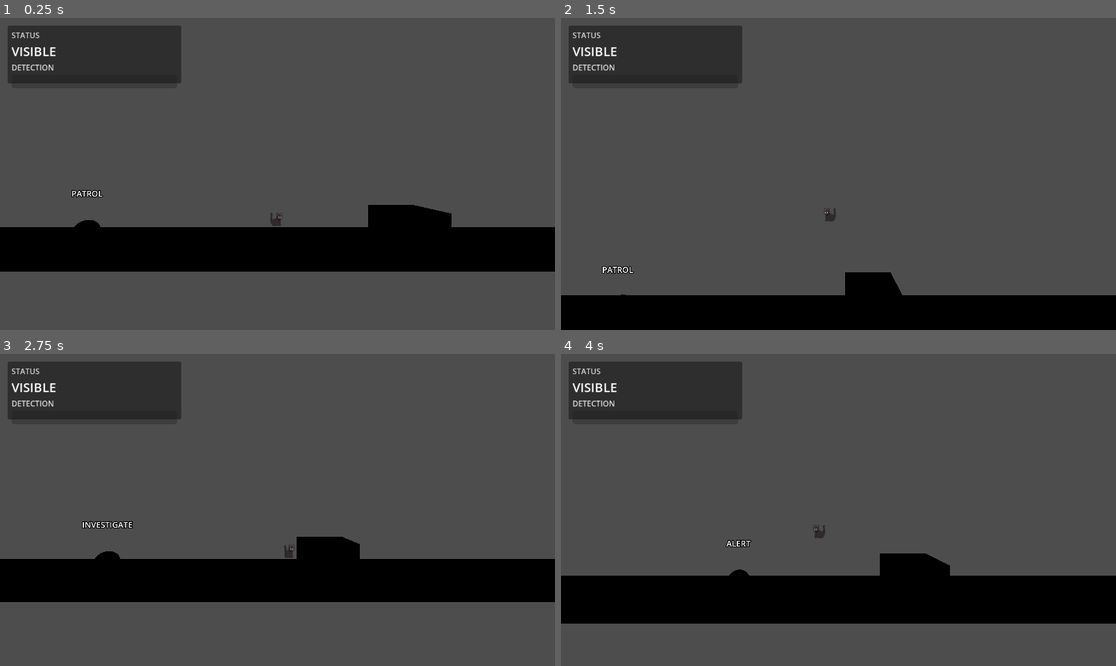
Above: before the commit, frames 1-4 (two rows, left to right).
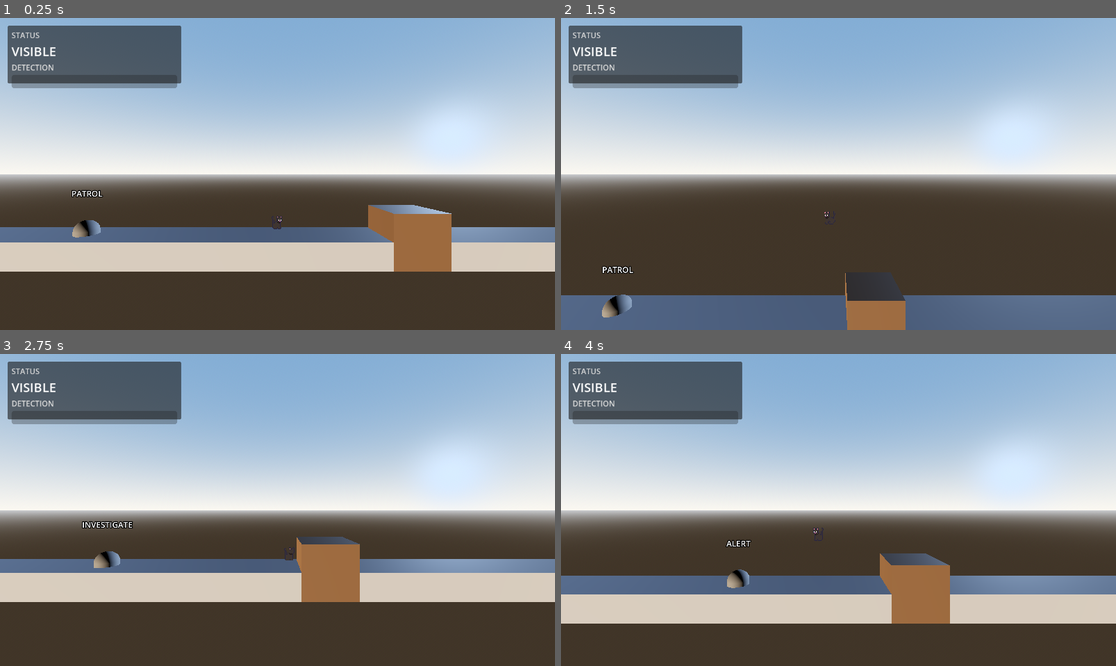
Above: after the commit, the same moments.

Repository: droptablestar/sneaky_cat2d
Game: Godot game, scene res://main.tscn
Same seed, same stepped clock (60 frames per second), same inputs: the game is played once before the commit and once after it.
Inputs:
- Up to frame 1 (0.25 s): no input
- Up to frame 2 (1.5 s): tap Enter (ui_accept) at 0.5, 0.77 s; hold Right (ui_right) 0.53-1.28 s; tap F at 0.6, 1.35 s; hold Left (ui_left) from 1.28 s (still down)
- Up to frame 3 (2.75 s): tap Enter (ui_accept) at 1.52 s; release Left (ui_left) at 2.03 s; hold Right (ui_right) from 2.03 s (still down); tap F at 2.1 s
- Up to frame 4 (4 s): tap F at 2.85, 3.6 s; tap Enter (ui_accept) at 3.02, 3.77 s; release Right (ui_right) at 3.53 s; hold Left (ui_left) from 3.53 s (still down)

The runs differ from the first frame. In frame 1, 97% of the frame differs, in the area x 0-100%, y 0-100%; in frame 2, 96%; in frame 3, 97%; in frame 4, 97%.

Commit message:
ADD: hidden sprite

Diff:
--- a/sneaky-cat-2d/assets/sprites/cat_spriteframes.tres
+++ b/sneaky-cat-2d/assets/sprites/cat_spriteframes.tres
@@ -1,6 +1,10 @@
-[gd_resource type="SpriteFrames" load_steps=4 format=3 uid="uid://davq20ir25adu"]
+[gd_resource type="SpriteFrames" load_steps=5 format=3 uid="uid://davq20ir25adu"]
 
 [ext_resource type="Texture2D" uid="uid://dm3iu6gpllfyq" path="res://assets/sprites/Cat_Sprite_Sheet_Black.png" id="1_sheet"]
+
+[sub_resource type="AtlasTexture" id="AtlasTexture_jhv15"]
+atlas = ExtResource("1_sheet")
+region = Rect2(128, 128, 32, 32)
 
 [sub_resource type="AtlasTexture" id="AtlasTexture_1"]
 atlas = ExtResource("1_sheet")
@@ -14,12 +18,33 @@
 animations = [{
 "frames": [{
 "duration": 1.0,
+"texture": SubResource("AtlasTexture_jhv15")
+}],
+"loop": true,
+"name": &"hidden",
+"speed": 5.0
+}, {
+"frames": [{
+"duration": 1.0,
+"texture": SubResource("AtlasTexture_1")
+}],
+"loop": true,
+"name": &"idle",
+"speed": 4.0
+}, {
+"frames": [],
+"loop": true,
+"name": &"jump",
+"speed": 5.0
+}, {
+"frames": [{
+"duration": 1.0,
 "texture": SubResource("AtlasTexture_1")
 }, {
 "duration": 1.0,
 "texture": SubResource("AtlasTexture_2")
 }],
-"loop": false,
+"loop": true,
 "name": &"walk",
 "speed": 6.0
 }]
--- a/sneaky-cat-2d/main.tscn
+++ b/sneaky-cat-2d/main.tscn
@@ -1,20 +1,42 @@
-[gd_scene load_steps=12 format=3 uid="uid://n4vadvu0yq5r"]
+[gd_scene load_steps=16 format=3 uid="uid://n4vadvu0yq5r"]
 
-[ext_resource type="PackedScene" path="res://scenes/player.tscn" id="1_6gaxr"]
-[ext_resource type="SpriteFrames" uid="uid://davq20ir25adu" path="res://assets/sprites/cat_spriteframes.tres" id="2_7mycd"]
+[ext_resource type="PackedScene" uid="uid://dvc2at643pggm" path="res://scenes/player.tscn" id="1_6gaxr"]
 [ext_resource type="Script" uid="uid://bv1kwqm0mnatt" path="res://scripts/follow_camera.gd" id="2_vufyt"]
 [ext_resource type="Script" uid="uid://dnyy3bl45klos" path="res://scripts/hide_spot.gd" id="3_kd6g3"]
 [ext_resource type="PackedScene" path="res://scenes/enemy_patroller.tscn" id="4_0e3ue"]
 [ext_resource type="PackedScene" path="res://ui/HUD.tscn" id="5_bwa5p"]
 
+[sub_resource type="ProceduralSkyMaterial" id="SkyMaterial_bg"]
+sky_top_color = Color(0.37, 0.51, 0.68, 1)
+sky_horizon_color = Color(0.92, 0.9, 0.85, 1)
+
+[sub_resource type="Sky" id="Sky_bg"]
+sky_material = SubResource("SkyMaterial_bg")
+
+[sub_resource type="Environment" id="Environment_main"]
+background_mode = 2
+sky = SubResource("Sky_bg")
+ambient_light_source = 2
+ambient_light_energy = 0.35
+tonemap_mode = 2
+tonemap_exposure = 1.1
+
 [sub_resource type="BoxShape3D" id="BoxShape3D_yyg04"]
 size = Vector3(40, 1, 2)
+
+[sub_resource type="StandardMaterial3D" id="StandardMaterial3D_floor"]
+albedo_color = Color(0.82, 0.84, 0.88, 1)
+roughness = 0.85
 
 [sub_resource type="BoxMesh" id="BoxMesh_4lgw8"]
 size = Vector3(40, 1, 2)
 
 [sub_resource type="BoxShape3D" id="BoxShape3D_furniture"]
 size = Vector3(2, 2, 2)
+
+[sub_resource type="StandardMaterial3D" id="StandardMaterial3D_furniture"]
+albedo_color = Color(0.54, 0.4, 0.28, 1)
+roughness = 0.78
 
 [sub_resource type="BoxMesh" id="BoxMesh_furniture"]
 size = Vector3(2, 2, 2)
@@ -26,15 +48,16 @@
 
 [node name="Player" parent="." instance=ExtResource("1_6gaxr")]
 
-[node name="Visual" type="Node3D" parent="Player"]
+[node name="WorldEnvironment" type="WorldEnvironment" parent="."]
+environment = SubResource("Environment_main")
 
-[node name="CatSprite" type="AnimatedSprite3D" parent="Player/Visual"]
-position = Vector3(0, 0.7, -0.1)
-billboard = 1
-sprite_frames = ExtResource("2_7mycd")
-animation = &"walk"
-scale = Vector3(1, 1, 1)
-pixel_size = 0.02
+[node name="KeyLight" type="DirectionalLight3D" parent="."]
+transform = Transform3D(0.819152, 0, -0.573576, -0.32899, 0.819152, -0.469846, 0.469846, 0.573576, 0.67101, 0, 0, 0)
+light_color = Color(1, 0.9, 0.78, 1)
+
+[node name="FillLight" type="DirectionalLight3D" parent="."]
+transform = Transform3D(-0.766044, 0, 0.642788, 0.111619, 0.984808, 0.133022, -0.633022, 0.173648, -0.754407, 0, 0, 0)
+light_color = Color(0.7, 0.82, 1, 1)
 
 [node name="FollowCamera" type="Camera3D" parent="."]
 transform = Transform3D(1, 0, 0, 0, 1, 0, 0, 0, 1, 0, 2.5, 8)
@@ -51,6 +74,7 @@
 shape = SubResource("BoxShape3D_yyg04")
 
 [node name="MeshInstance3D" type="MeshInstance3D" parent="Level/Floor"]
+material_override = SubResource("StandardMaterial3D_floor")
 mesh = SubResource("BoxMesh_4lgw8")
 
 [node name="Furniture" type="StaticBody3D" parent="Level"]
@@ -60,6 +84,7 @@
 shape = SubResource("BoxShape3D_furniture")
 
 [node name="MeshInstance3D" type="MeshInstance3D" parent="Level/Furniture"]
+material_override = SubResource("StandardMaterial3D_furniture")
 mesh = SubResource("BoxMesh_furniture")
 
 [node name="HideSpot" type="Area3D" parent="Level/Furniture"]
--- a/sneaky-cat-2d/scenes/player.tscn
+++ b/sneaky-cat-2d/scenes/player.tscn
@@ -1,8 +1,8 @@
-[gd_scene load_steps=7 format=3]
+[gd_scene load_steps=7 format=3 uid="uid://dvc2at643pggm"]
 
-[ext_resource type="Script" path="res://scripts/player_controller.gd" id="1_tikpp"]
-[ext_resource type="SpriteFrames" path="res://assets/sprites/cat_spriteframes.tres" id="2_dnn6k"]
-[ext_resource type="Script" path="res://scripts/player_visuals.gd" id="3_6yq3y"]
+[ext_resource type="Script" uid="uid://tmbqljlbxcmv" path="res://scripts/player_controller.gd" id="1_tikpp"]
+[ext_resource type="SpriteFrames" uid="uid://davq20ir25adu" path="res://assets/sprites/cat_spriteframes.tres" id="2_dnn6k"]
+[ext_resource type="Script" uid="uid://ntkjbvqg2lmx" path="res://scripts/player_visuals.gd" id="3_6yq3y"]
 
 [sub_resource type="CapsuleShape3D" id="CapsuleShape3D_x1ygl"]
 radius = 0.35
@@ -11,15 +11,11 @@
 [sub_resource type="CapsuleMesh" id="CapsuleMesh_l9601"]
 radius = 0.35
 height = 1.0
-mid_height = 1.0
 
 [sub_resource type="ViewportTexture" id="ViewportTexture_kgf6v"]
 viewport_path = NodePath("Visuals/SpriteViewport")
 
 [node name="Player" type="CharacterBody3D"]
-groups = ["player"]
-collision_layer = 1
-collision_mask = 1
 script = ExtResource("1_tikpp")
 
 [node name="CollisionShape3D" type="CollisionShape3D" parent="."]
@@ -28,36 +24,34 @@
 
 [node name="MeshInstance3D" type="MeshInstance3D" parent="."]
 transform = Transform3D(1, 0, 0, 0, 1, 0, 0, 0, 1, 0, 0.85, 0)
+visible = false
 mesh = SubResource("CapsuleMesh_l9601")
-visible = false
 
 [node name="HiddenIndicator" type="Label3D" parent="."]
 transform = Transform3D(1, 0, 0, 0, 1, 0, 0, 0, 1, 0, 1.7, 0)
+visible = false
+pixel_size = 0.01
+billboard = 1
 text = "HIDDEN"
-visible = false
-billboard = 1
-pixel_size = 0.01
 
 [node name="Visuals" type="Node3D" parent="."]
 transform = Transform3D(1, 0, 0, 0, 1, 0, 0, 0, 1, 0, 0.9, 0)
 script = ExtResource("3_6yq3y")
 
 [node name="BillboardSprite" type="Sprite3D" parent="Visuals"]
+transform = Transform3D(1, 0, 0, 0, 1, 0, 0, 0, 1, 0, 0.55, 0)
+pixel_size = 0.02
+billboard = 1
+texture_filter = 0
 texture = SubResource("ViewportTexture_kgf6v")
-billboard = 1
-double_sided = true
-pixel_size = 0.02
-visible = false
 
 [node name="SpriteViewport" type="SubViewport" parent="Visuals"]
 disable_3d = true
 transparent_bg = true
 size = Vector2i(128, 128)
-render_target_update_mode = 3
-render_target_clear_mode = 2
+render_target_update_mode = 4
 
 [node name="CatSprite" type="AnimatedSprite2D" parent="Visuals/SpriteViewport"]
 position = Vector2(64, 96)
 sprite_frames = ExtResource("2_dnn6k")
-animation = "idle"
-centered = true
+animation = &"hidden"
--- a/sneaky-cat-2d/scripts/player_controller.gd
+++ b/sneaky-cat-2d/scripts/player_controller.gd
@@ -11,34 +11,12 @@
 var _hide_pressed_last: bool = false
 
 @onready var hidden_label: Label3D = $HiddenIndicator
-@onready var cat_sprite: AnimatedSprite3D = $"Visual/CatSprite"
 
 func _ready() -> void:
 	if constrain_z:
 		plane_z = global_position.z
 	hidden_label.visible = false
 	hidden_label.text = ""
-
-	cat_sprite.animation = &"walk"
-	cat_sprite.play()
-
-	# --- DEBUG: prove what SpriteFrames contains at runtime ---
-	print("CatSprite node:", cat_sprite)
-	print("CatSprite visible:", cat_sprite.visible)
-	print("SpriteFrames:", cat_sprite.sprite_frames)
-
-	if cat_sprite.sprite_frames:
-		var names := cat_sprite.sprite_frames.get_animation_names()
-		print("Animations in SpriteFrames:", names)
-		for n in names:
-			print("  frames in", n, "=", cat_sprite.sprite_frames.get_frame_count(n))
-
-	print("Current animation:", cat_sprite.animation)
-
-	cat_sprite.visible = true
-	cat_sprite.animation = &"walk"
-	cat_sprite.play()
-	print("After play(): animation=", cat_sprite.animation, " frame=", cat_sprite.frame)
 
 
 func _physics_process(delta: float) -> void:
@@ -62,16 +40,6 @@
 	if constrain_z:
 		global_position.z = plane_z
 
-	if abs(velocity.x) > 0.01:
-		cat_sprite.flip_h = velocity.x < 0.0
-
-	cat_sprite.animation = &"walk"
-	cat_sprite.play()
-#	cat_sprite.animation = "walk" if abs(velocity.x) > 0.01 else "idle"
-#	cat_sprite.play()
-
-	cat_sprite.global_position = global_position + Vector3(0, 0.9, -0.1)
-
 func register_hide_spot(spot: Node3D) -> void:
 	_current_hide_spot = spot
 
--- a/sneaky-cat-2d/scripts/player_visuals.gd
+++ b/sneaky-cat-2d/scripts/player_visuals.gd
@@ -8,22 +8,31 @@
 var _current_animation: String = ""
 
 func _ready() -> void:
-    if _sprite:
-        _sprite.play("idle")
-        _current_animation = "idle"
+	if _sprite:
+		_sprite.play("idle")
+		_current_animation = "idle"
+	_dump_sprite_nodes()
 
 func _physics_process(_delta: float) -> void:
-    if not _player or not _sprite:
-        return
-    var target_animation: String = "idle"
-    if _player.is_hidden:
-        target_animation = "hidden"
-    elif absf(_player.velocity.x) > walk_threshold:
-        target_animation = "walk"
+	if not _player or not _sprite:
+		return
+	var target_animation: String = "idle"
+	if _player.is_hidden:
+		target_animation = "hidden"
+	elif absf(_player.velocity.x) > walk_threshold:
+		target_animation = "walk"
 
-    if target_animation != _current_animation:
-        _current_animation = target_animation
-        _sprite.play(_current_animation)
+	if target_animation != _current_animation:
+		_current_animation = target_animation
+		_sprite.play(_current_animation)
 
-    if absf(_player.velocity.x) > 0.01:
-        _sprite.flip_h = _player.velocity.x < 0.0
+	if absf(_player.velocity.x) > 0.01:
+		_sprite.flip_h = _player.velocity.x < 0.0
+
+func _dump_sprite_nodes() -> void:
+	var player := get_parent()
+	print("--- Sprite dump under Player ---")
+	for n in player.find_children("*", "Node", true, false):
+		if n is Sprite3D or n is AnimatedSprite3D or n is Sprite2D or n is AnimatedSprite2D:
+			print(n.get_path(), "  type=", n.get_class(), "  visible=", n.visible)
+	print("-------------------------------")
